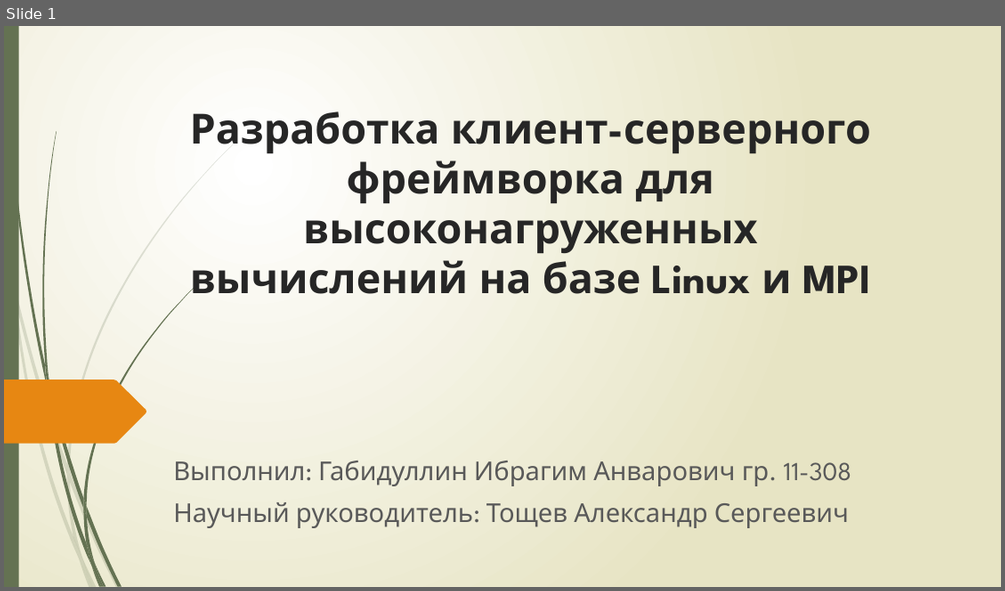
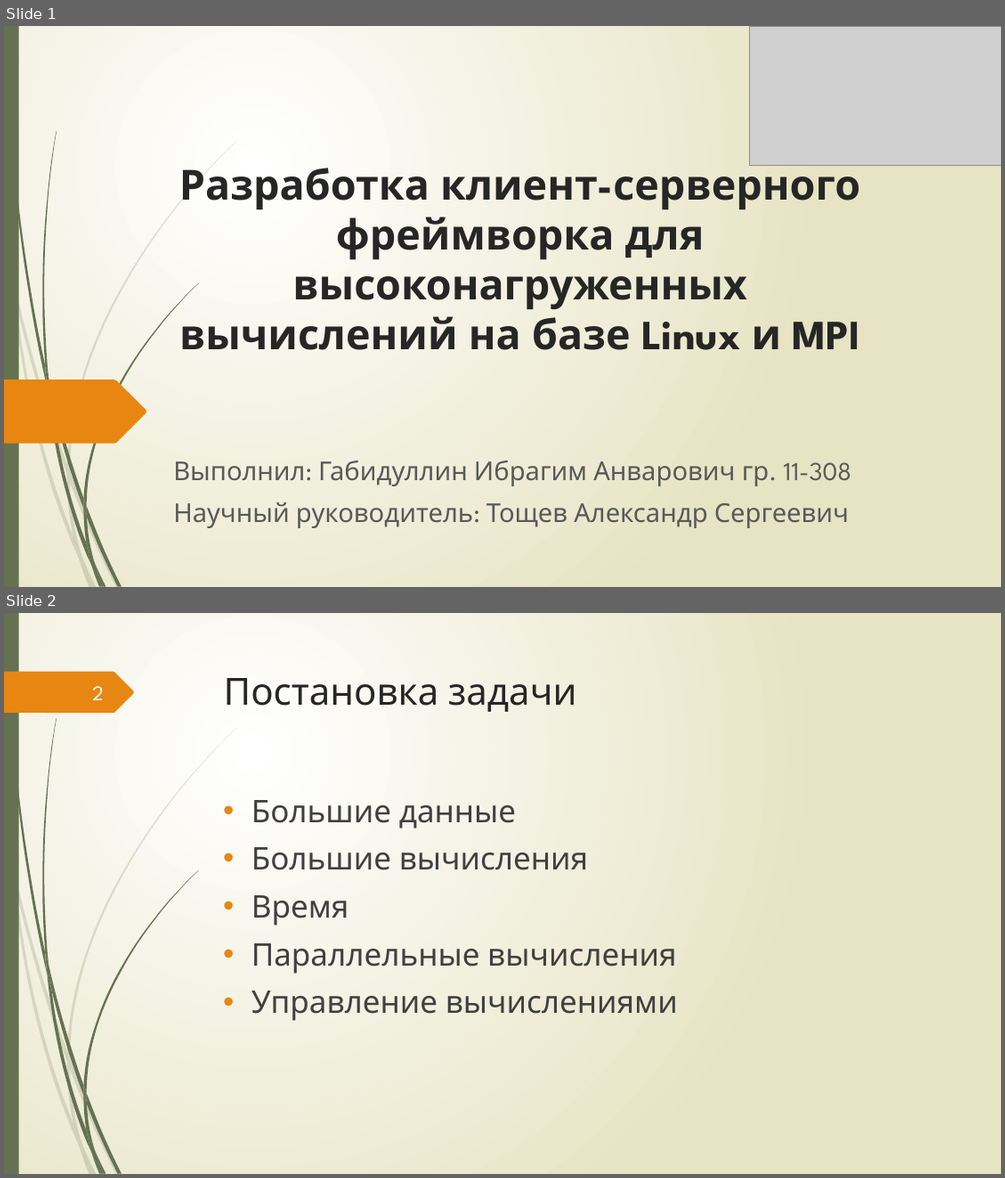
Before and after one commit to IbragimGabi/Diploma, a slide deck: презентация.pptx. Shown one above the other, each under a label of ours: slide 1 before the commit, slides 1 and 2 after it. The pictures are 1005x591 and 1005x1178 pixels, drawn with LibreOffice and Linux fonts; fonts in the diff are those of the drawing; grey boxes stand for pictures. Boxes give left, top, right and bottom in pixels: in the first picture for what was removed or moved away, otherwise in the second. Text is boxed around its words. In the diff, an @@ line names an element or a change of style, - is before the commit and + after.

```diff
--- a/презентация.pptx
+++ b/презентация.pptx
@@ slide 2 added at (4, 613, 1001, 1174), background gradient #FFFFFF to #E8E6C4; not listed: 23 template elements that a slide beside it also shows @@
@@ freeform shape added at (4, 672, 134, 713), fill #E78712 @@
@@ page number added at (92, 686, 104, 700), 20 pt, text #FEFFFF @@
+2
@@ title added at (224, 678, 577, 712), 36 pt, text #262626 @@
+Постановка задачи
@@ text added at (251, 800, 678, 1021), 30 pt, text #404040 @@
+• Большие данные
+• Большие вычисления
+• Время
+• Параллельные вычисления
+• Управление вычислениями
@@ slide 1 changed as well @@
@@ picture added at (750, 26, 1001, 165) @@
@@ title "Разработка клиент-серверного фреймворка для высоконагруженны ..." rewrapped from (190, 111, 871, 294) to (179, 161, 860, 350) @@
```
Also in this commit, not shown: 7 other slides changed, 1 other slide added, 2 slides removed.
